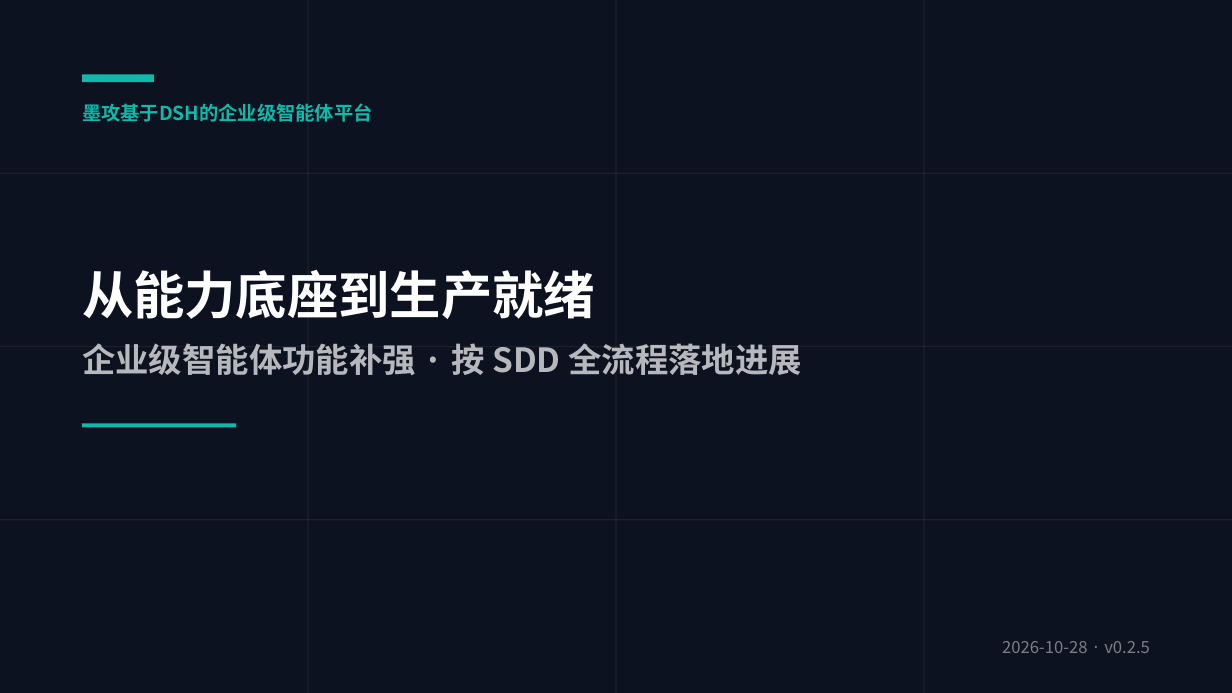
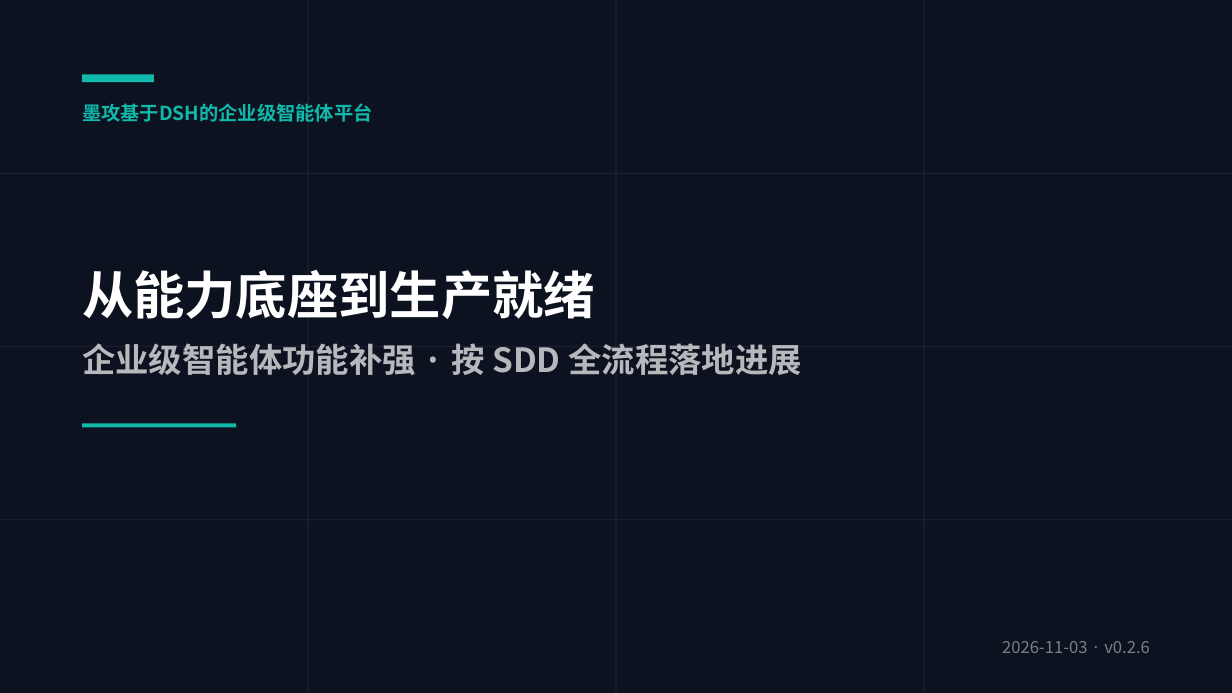
Before and after one commit to cooper2006/mogo, a slide deck: slide 1 of docs/intro-v4.pptx. Drawn at 1232x693 pixels with LibreOffice and Linux fonts; fonts in the diff are those of the drawing. Boxes give left, top, right and bottom in pixels: in the first picture for what was removed or moved away, otherwise in the second. Text is boxed around its words. In the diff, an @@ line names an element or a change of style, - is before the commit and + after.

Commit message:
release: v0.2.6 — 刷新文档与 PPT 到 48 特性口径，版本定版 0.2.6
文档刷新（README 中英 + intro-v4.pptx）：
- specs/ 特性数从 44 → 48，补登 045 资产中心（10-29）与
  046–048 口径收敛批次（10-31，代码 11-01 落地）；
- README 新增「资产中心：045」与「口径收敛批次：046–048」两节；
- intro-v4.pptx 第 1/6/7/12/13 页统计数字刷新：
  · 第 1 页版本/日期 v0.2.5·2026-10-28 → v0.2.6·2026-11-03
  · 第 6/12/13 页「44 特性」→「48 特性」
  · 第 7 页 spec/plan/tasks 计数 44 份/1419 项 → 48 份/1512 项
  · 第 13 页批次清单补登 045/046–048
版本定版 0.2.6：
- CHANGELOG.md：Unreleased 内容收归 v0.2.6（2026-11-03），新增空 Unreleased 节
- 7 处版本来源全部 0.2.5 → 0.2.6：chat/admin pyproject、
  admin-web/user-web package.json、chat/admin/document-parser
  FastAPI(version=)、MCP_CLIENT_VERSION
- 025 三份 OpenAPI 快照 info.version 同步 0.2.6（契约 version 1.0.0 不变）

```diff
--- a/docs/intro-v4.pptx
+++ b/docs/intro-v4.pptx
@@ text at <box>1002,641,1150,653</box>: text changed @@
-2026-10-28 · v0.2.5
+2026-11-03 · v0.2.6
```
Also in this commit, not shown: 4 other slides changed, 14 other files.
